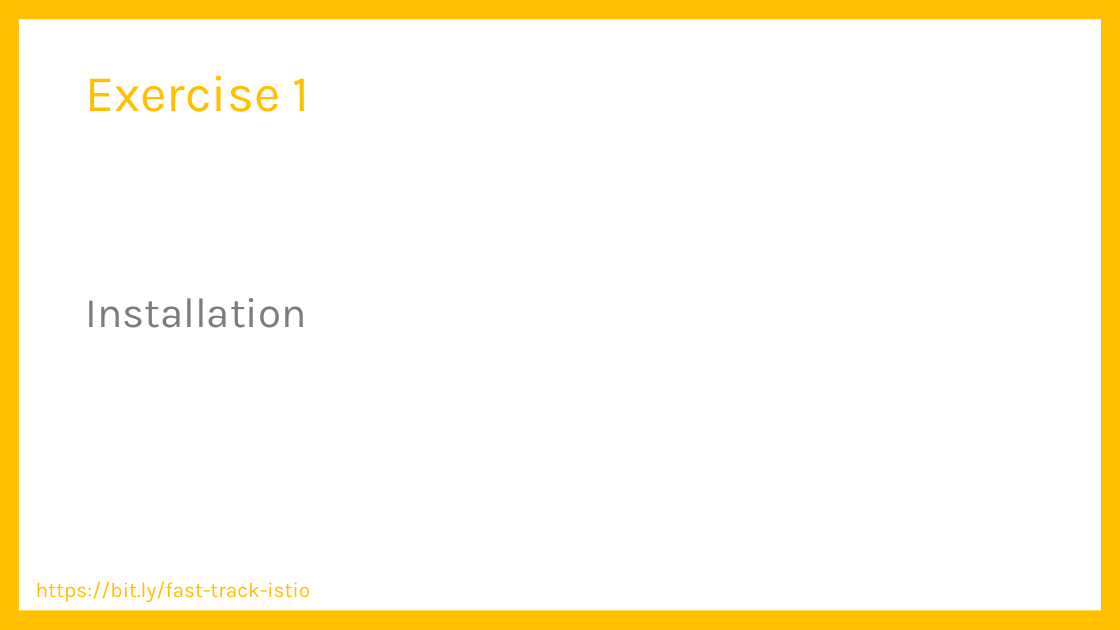
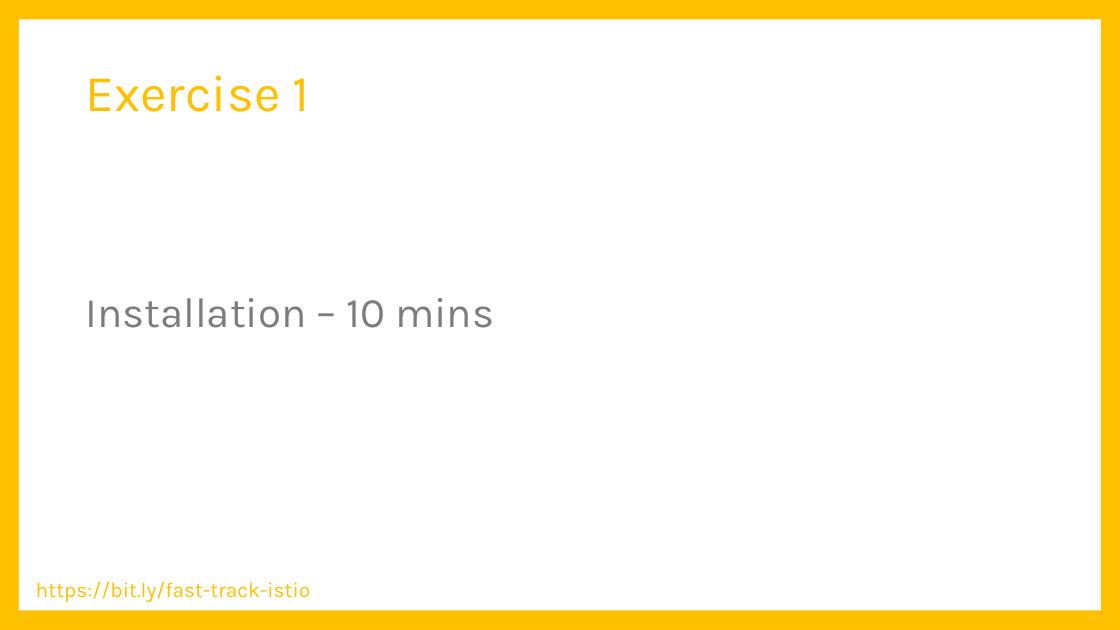
Before and after one commit to rahulrai-in/fast-track-istio, a slide deck: slide 18 of Fast Track Istio.pptx. Drawn at 1120x630 pixels with LibreOffice and Linux fonts; fonts in the diff are those of the drawing; background and template pictures are left out. Boxes give left, top, right and bottom in pixels: in the first picture for what was removed or moved away, otherwise in the second. Text is boxed around its words. In the diff, an @@ line names an element or a change of style, - is before the commit and + after.

```diff
--- a/Fast Track Istio.pptx
+++ b/Fast Track Istio.pptx
@@ text at [85, 298, 494, 328]: text changed @@
-Installation
+Installation – 10 mins
```
Also in this commit, not shown: 5 other slides changed, 7 slides added.
